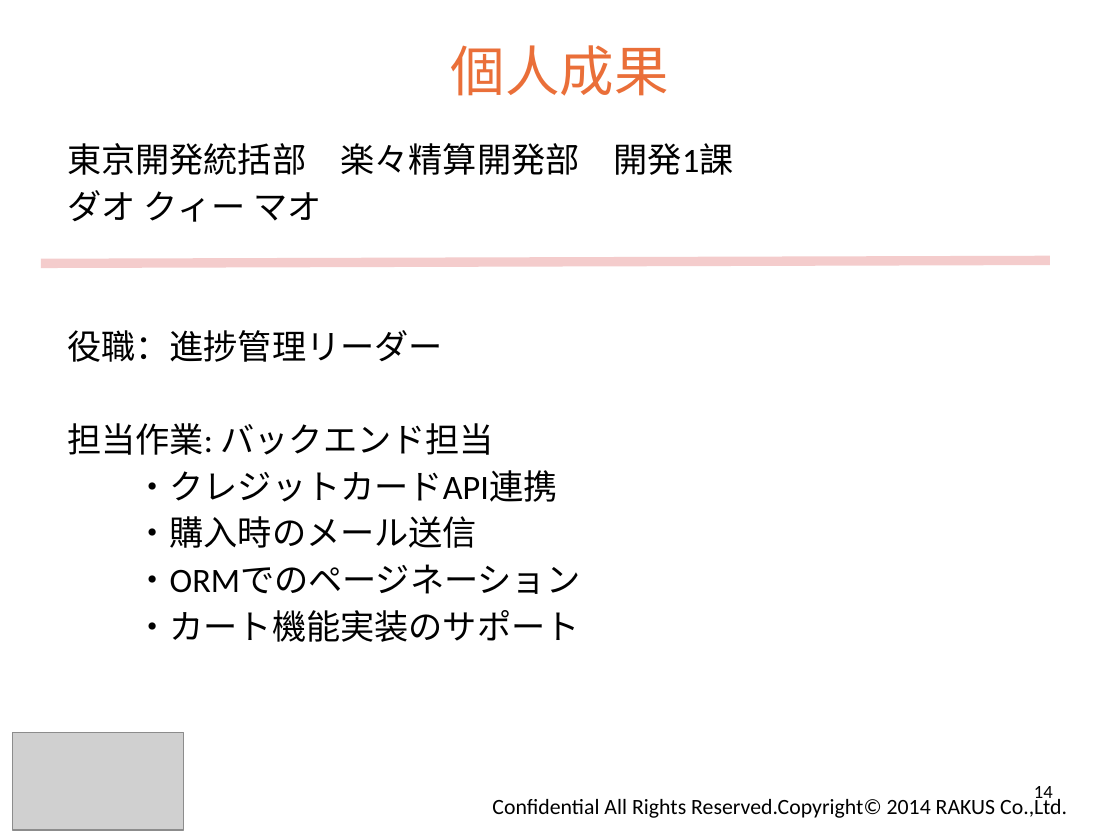
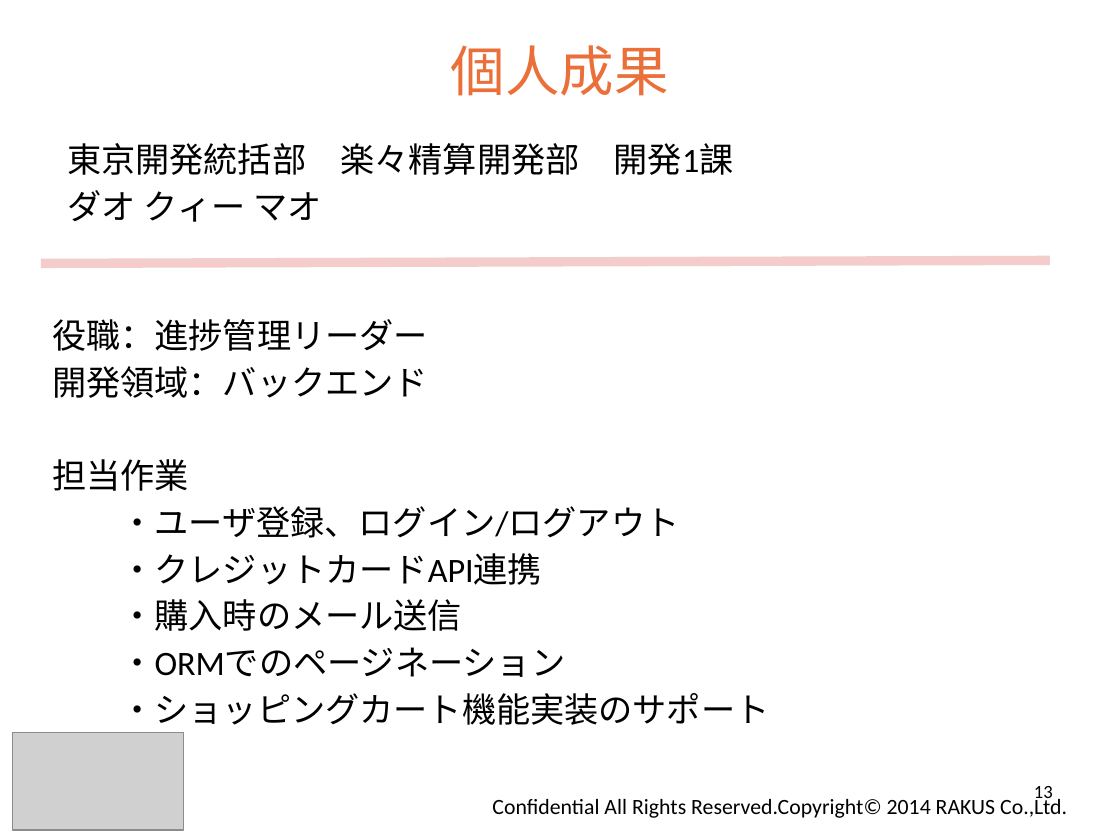
Before and after one commit to ecsite-project/ec-202404b-back, a slide deck: slide 13 of document/楽楽ペット チームB成果発表.pptx (slide 14 before the commit). Drawn at 1120x840 pixels with LibreOffice and Linux fonts; fonts in the diff are those of the drawing; grey boxes stand for pictures; background and template pictures are left out. Boxes give left, top, right and bottom in pixels: in the first picture for what was removed or moved away, otherwise in the second. Text is boxed around its words. In the diff, an @@ line names an element or a change of style, - is before the commit and + after.

```diff
--- a/document/楽楽ペット チームB成果発表.pptx
+++ b/document/楽楽ペット チームB成果発表.pptx
@@ text "役職：進捗管理リーダー": place and size @@
-text "役職：進捗管理リーダー" at (67,143,734,642)
+text "役職：進捗管理リーダー" at (52,319,769,725)
@@ text at (52,366,679,538): text changed @@
-担当作業: バックエンド担当
+開発領域：バックエンド
+担当作業
+・ユーザ登録、ログイン/ログアウト
@@ text at (120,693,769,725): text changed @@
-・カート機能実装のサポート
+・ショッピングカート機能実装のサポート
@@ page number at (1034,786,1053,804): text changed @@
-14
+13
```
Also in this commit, not shown: 11 other slides changed, 1 slide removed.
